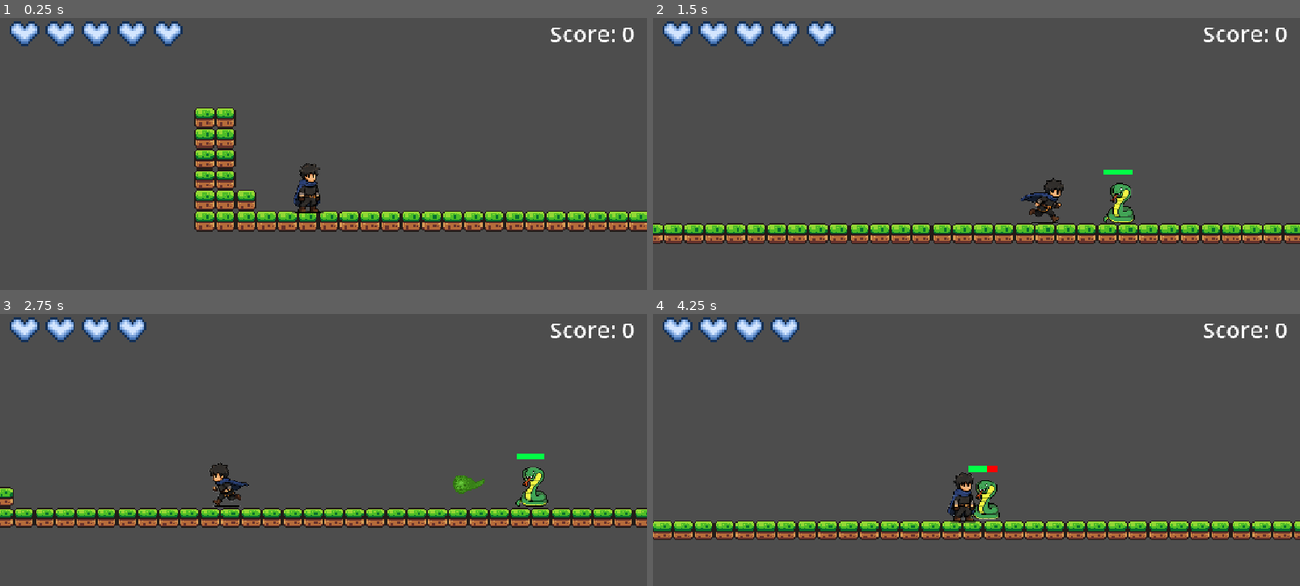
Above: before the commit, frames 1-4 (two rows, left to right).
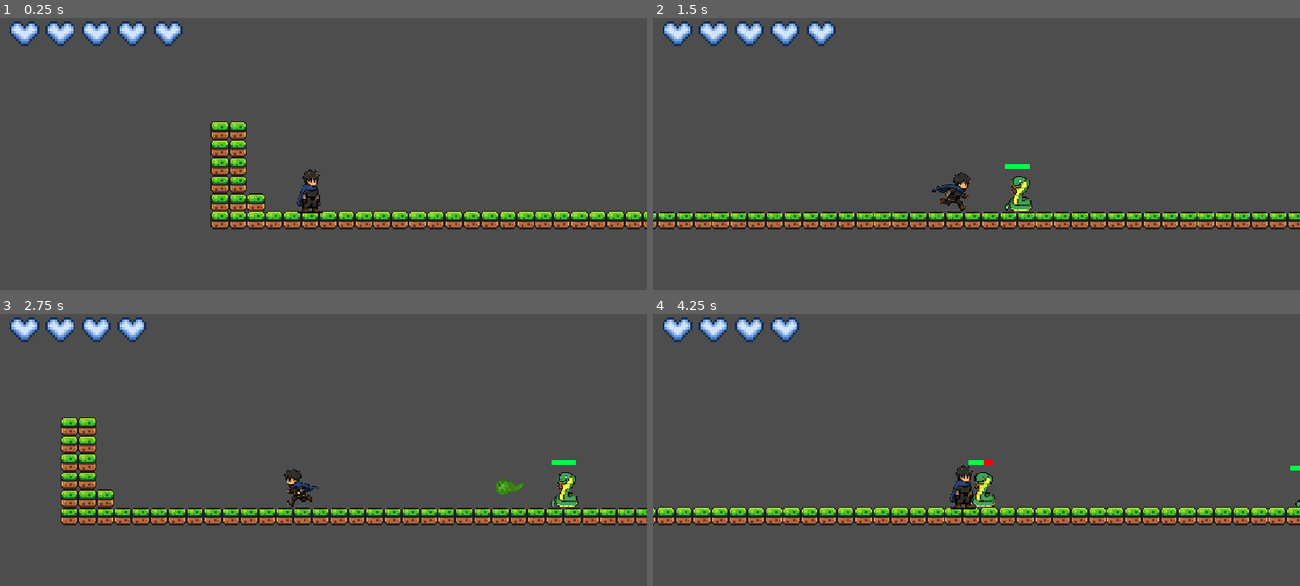
Above: after the commit, the same moments.

Repository: Riel-21/Godot-Game-Project-TCC
Game: Godot game, scene res://Scenes/Testing - Gabriel.tscn
Two runs of this game, one before a commit and one after it. Both use one fixed random seed, a clock stepped at 60 frames per second and the inputs below.
Inputs (mouse positions are in pixels of both pictures, inside the frame that each line leads up to):
- Up to frame 1 (0.25 s): no input
- Up to frame 2 (1.5 s): tap Enter (ui_accept) at 0.5 s; move the mouse to (1118, 181) at 0.52 s; hold Right (ui_right) from 0.53 s (still down); tap Q (attack) at 0.6 s; tap Space (jump) at 0.77 s; move the mouse to (847, 216) at 1.27 s; tap C (dash) at 1.35 s
- Up to frame 3 (2.75 s): tap Space (jump) at 1.52 s; move the mouse to (388, 414) at 2.02 s; release Right (ui_right) at 2.03 s; hold Left (ui_left) from 2.03 s (still down); hold Right mouse button (shoot) from 2.03 s (still down)
- Up to frame 4 (4.25 s): move the mouse to (944, 566) at 2.77 s; release Left (ui_left) at 2.78 s; release Right mouse button (shoot) at 2.78 s; hold Right (ui_right) from 2.78 s (still down); tap F (toggle attack mode) at 2.85 s; tap Space (jump) at 3.02, 3.77 s; move the mouse to (1170, 550) at 3.52 s; tap Q (attack) at 3.6 s

The runs differ from the first frame. In frame 1, 7.4% of the frame differs, in the area x 30-100%, y 3-79%; in frame 2, 13%, in the area x 0-100%, y 3-84%; in frame 3, 9.8%; in frame 4, 13%.

Commit message:
wrong changes

Diff:
--- a/Scenes/Testing - Gabriel.tscn
+++ b/Scenes/Testing - Gabriel.tscn
@@ -1,7 +1,6 @@
 [gd_scene format=3 uid="uid://yicge48108e0"]
 
 [ext_resource type="PackedScene" uid="uid://be8qbmt0fe144" path="res://Scenes/player.tscn" id="1_ymksi"]
-[ext_resource type="Script" uid="uid://rra5pcu5rcl5" path="res://Scripts/score_lable.gd" id="2_01xm2"]
 [ext_resource type="PackedScene" uid="uid://bvu5xnddp5ug2" path="res://Scenes/tile_map.tscn" id="3_7mymc"]
 [ext_resource type="Texture2D" uid="uid://bta1afmtr8b4b" path="res://Assets/sprites/world_tileset.png" id="4_i7l2i"]
 [ext_resource type="PackedScene" uid="uid://ctqm11ullb5j7" path="res://Scenes/snake - projectile attack.tscn" id="5_o5sls"]
@@ -149,24 +148,6 @@
 z_index = 5
 position = Vector2(-58.999985, 52)
 
-[node name="Camera2D" type="Camera2D" parent="Player" unique_id=1194209789]
-position = Vector2(0, 7)
-zoom = Vector2(2.3, 2.3)
-position_smoothing_enabled = true
-
-[node name="Score" type="CanvasLayer" parent="Player/Camera2D" unique_id=927331608]
-
-[node name="Score Lable" type="Label" parent="Player/Camera2D/Score" unique_id=1994793102]
-anchors_preset = 1
-anchor_left = 1.0
-anchor_right = 1.0
-offset_left = -173.0
-offset_right = -11.0
-offset_bottom = 63.0
-grow_horizontal = 0
-theme_override_font_sizes/font_size = 40
-script = ExtResource("2_01xm2")
-
 [node name="TileMap" parent="." unique_id=321276071 instance=ExtResource("3_7mymc")]
 position = Vector2(193, 61)
 tile_set = SubResource("TileSet_wowpa")
--- a/Scenes/player.tscn
+++ b/Scenes/player.tscn
@@ -292,4 +292,8 @@
 [node name="DashTimer" type="Timer" parent="." unique_id=1233287233]
 wait_time = 0.5
 
+[node name="Label" type="Label" parent="." unique_id=1006825989]
+offset_right = 40.0
+offset_bottom = 23.0
+
 [connection signal="body_entered" from="Area2D" to="." method="_on_sword_body_entered"]
--- a/Scripts/score_lable.gd
+++ /dev/null
@@ -1,4 +0,0 @@
-extends Label
-
-func _process(_delta: float) -> void:
-	text = "Score: " + str(ScoreManager.score)
Not shown, removed: Scripts/score_lable.gd.uid
